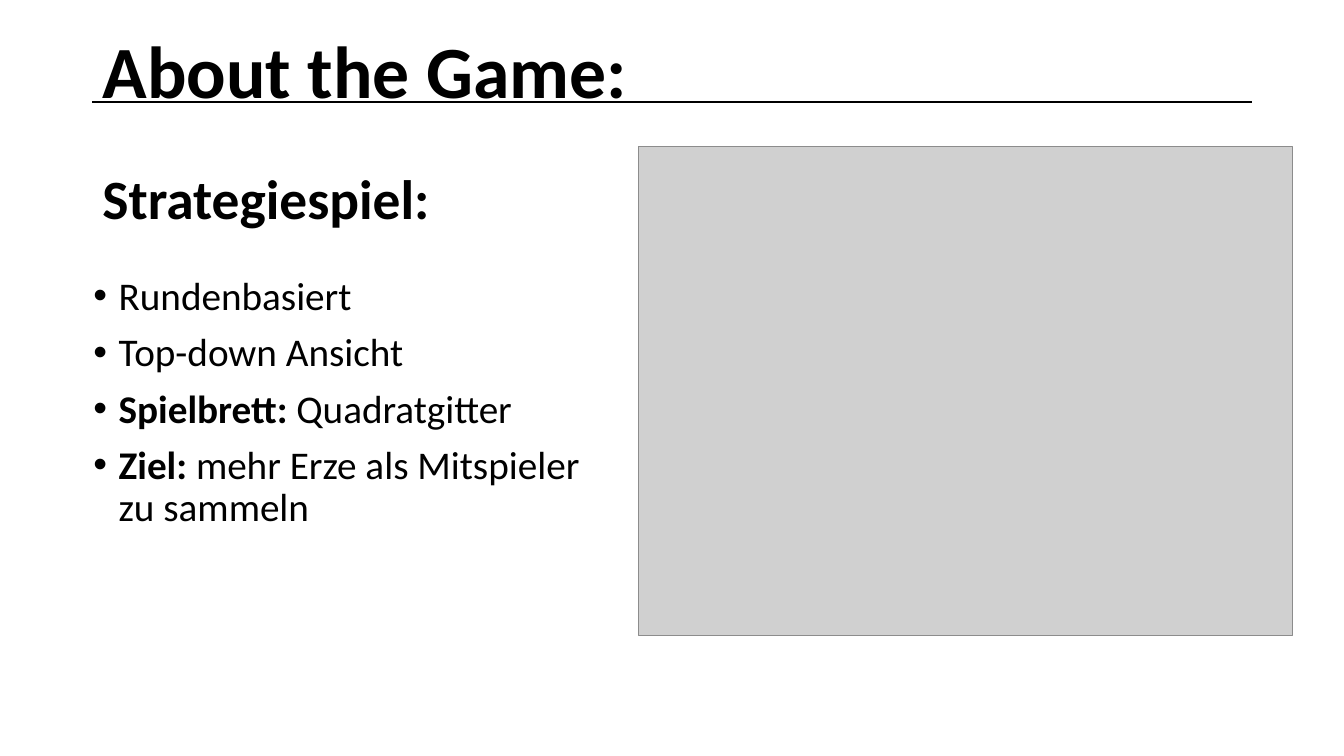
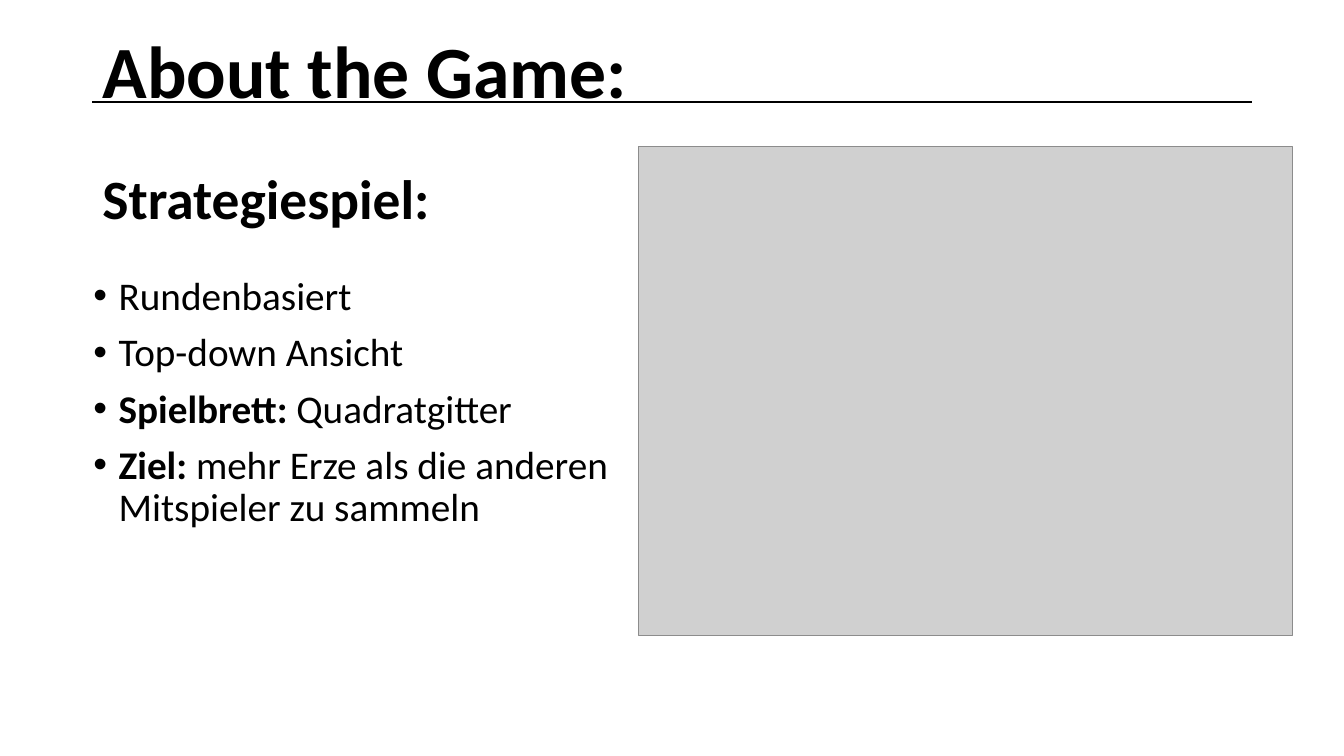
Before and after one commit to Siesma/OreRush, a slide deck: slide 2 of documents/Milestone_1_Presentation.pptx. Drawn at 1344x756 pixels with LibreOffice and Linux fonts; fonts in the diff are those of the drawing; grey boxes stand for pictures. Boxes give left, top, right and bottom in pixels: in the first picture for what was removed or moved away, otherwise in the second. Text is boxed around its words. In the diff, an @@ line names an element or a change of style, - is before the commit and + after.

Commit message:
fix typos,add end slide

```diff
--- a/documents/Milestone_1_Presentation.pptx
+++ b/documents/Milestone_1_Presentation.pptx
@@ text at [119,451,608,528]: text changed @@
-• Ziel: mehr Erze als Mitspieler zu sammeln
+• Ziel: mehr Erze als die anderen Mitspieler zu sammeln
```
Also in this commit, not shown: 2 other slides changed, 1 slide added.
